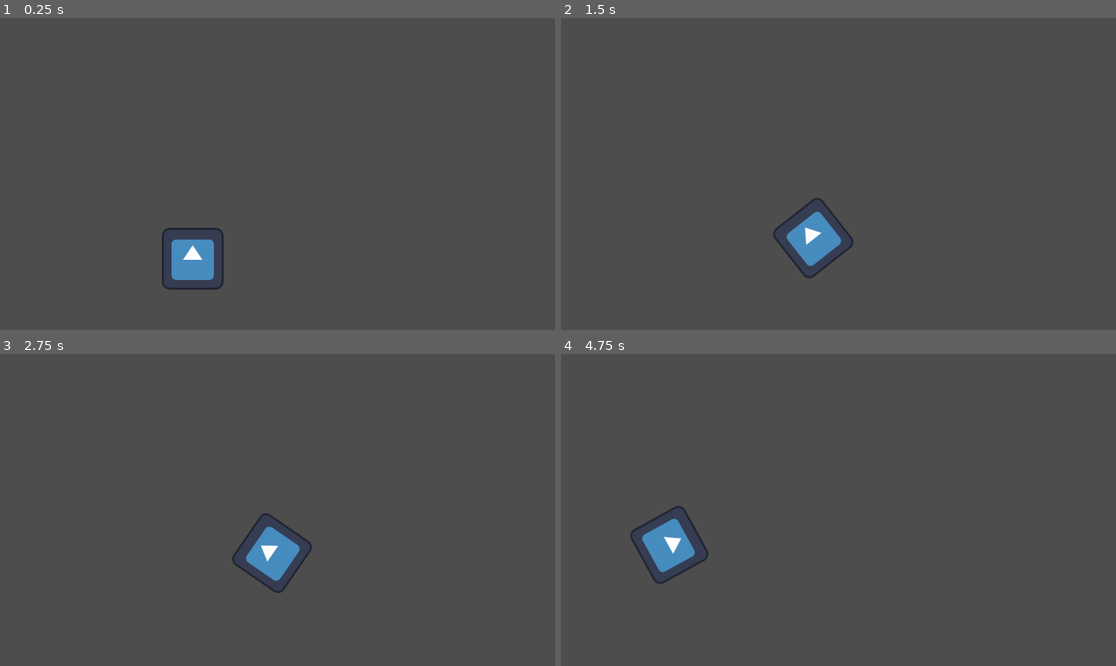
Above: before the commit, frames 1-4 (two rows, left to right).
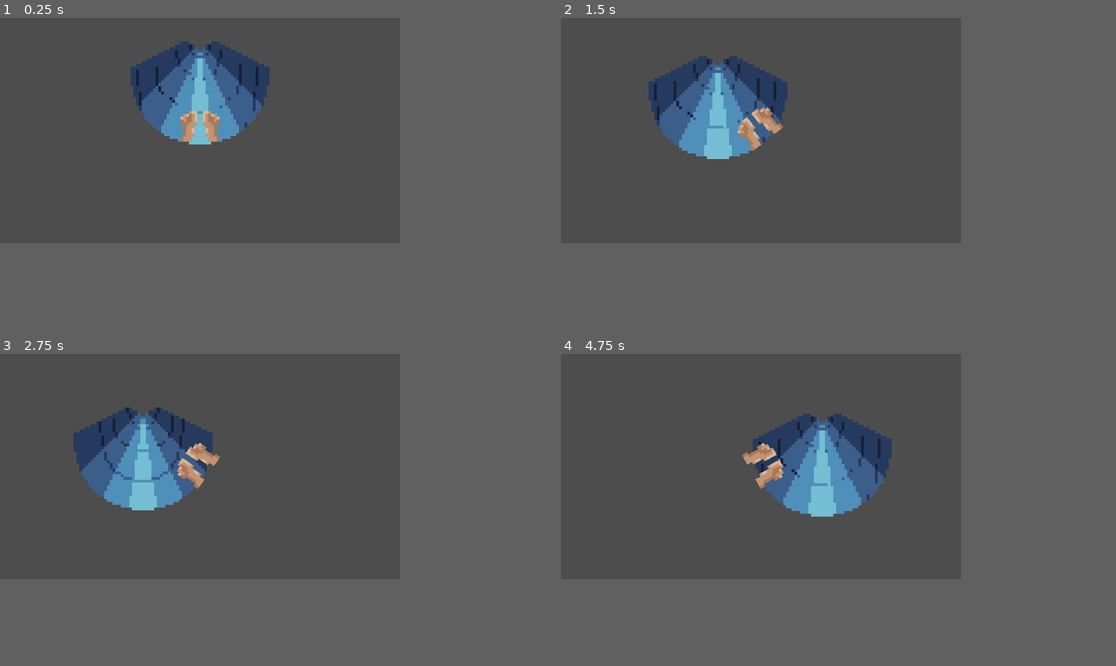
Above: after the commit, the same moments.

Repository: Jin9310/PixelArtJam
Game: Godot game, scene res://Scenes/game.tscn
Two runs of this game, one before a commit and one after it. Both use one fixed random seed, a clock stepped at 60 frames per second and the inputs below. Before the commit the project starts from res://Scenes/player.tscn. The engine's default icon, where the game draws it, is replaced by a stand-in: a white triangle on a blue panel in a dark square.
Inputs:
- Up to frame 1 (0.25 s): no input
- Up to frame 2 (1.5 s): tap Enter at 0.5 s; hold Left (move_right) 0.53-1.28 s; hold Right (move_left) from 1.28 s (still down)
- Up to frame 3 (2.75 s): release Right (move_left) at 2.03 s; hold Left (move_right) from 2.03 s (still down)
- Up to frame 4 (4.75 s): tap Space at 3.5 s; release Left (move_right) at 3.53 s; hold Right (move_left) from 3.53 s (still down)
In our replay, the window is 799x449 before the commit and 576x324 after it. These sizes can differ from the game's own. Grey fills any space a smaller window leaves; there, only what the larger window draws over its background counts as a difference.

The runs differ from the first frame. In frame 1, 7.4% of the frame differs, in the area x 23-49%, y 7-88%; in frame 2, 7.5%; in frame 3, 7.5%; in frame 4, 7.6%, in the area x 12-60%, y 19-74%.

Commit message:
mostly art

Diff:
--- /dev/null
+++ b/Scenes/game.tscn
@@ -0,0 +1,12 @@
+[gd_scene load_steps=3 format=3 uid="uid://cpemyiy6wsitj"]
+
+[ext_resource type="PackedScene" uid="uid://dn4vv12beq3p8" path="res://Scenes/tube.tscn" id="1_gvddc"]
+[ext_resource type="PackedScene" uid="uid://dnc7edpsobgrf" path="res://Scenes/player.tscn" id="2_4jci1"]
+
+[node name="Game" type="Node2D"]
+
+[node name="Tube" parent="." instance=ExtResource("1_gvddc")]
+position = Vector2(288, 162)
+
+[node name="Player" parent="." instance=ExtResource("2_4jci1")]
+position = Vector2(288, 162)
--- a/Scenes/player.tscn
+++ b/Scenes/player.tscn
@@ -1,16 +1,20 @@
 [gd_scene load_steps=4 format=3 uid="uid://dnc7edpsobgrf"]
 
 [ext_resource type="Script" path="res://Scripts/Player.gd" id="1_c44y1"]
-[ext_resource type="Texture2D" uid="uid://dx8ftq4bn3jfm" path="res://icon.svg" id="2_cgo3a"]
+[ext_resource type="Texture2D" uid="uid://cxw55gjuraojw" path="res://Art/SourceFiles/fee.png" id="2_lxitd"]
 
 [sub_resource type="CircleShape2D" id="CircleShape2D_xtgx2"]
 
 [node name="Player" type="CharacterBody2D"]
+position = Vector2(0, -4)
 script = ExtResource("1_c44y1")
 
 [node name="Sprite2D" type="Sprite2D" parent="."]
 unique_name_in_owner = true
-texture = ExtResource("2_cgo3a")
+texture = ExtResource("2_lxitd")
 
 [node name="CollisionShape2D" type="CollisionShape2D" parent="."]
 shape = SubResource("CircleShape2D_xtgx2")
+
+[node name="Camera2D" type="Camera2D" parent="."]
+zoom = Vector2(4, 4)
--- /dev/null
+++ b/Scenes/tube.gd
@@ -0,0 +1,7 @@
+extends Area2D
+
+var center := Vector2(576/2, 324/2+10)  # Center of the screen
+
+func _physics_process(delta):
+	var position_of_tube = center
+	global_position = position_of_tube
--- /dev/null
+++ b/Scenes/tube.tscn
@@ -0,0 +1,62 @@
+[gd_scene load_steps=7 format=3 uid="uid://dn4vv12beq3p8"]
+
+[ext_resource type="Script" path="res://Scenes/tube.gd" id="1_cxya7"]
+[ext_resource type="Texture2D" uid="uid://c3eye27vuoply" path="res://Art/SourceFiles/tube-Sheet.png" id="1_gu3dn"]
+
+[sub_resource type="RectangleShape2D" id="RectangleShape2D_6t8je"]
+size = Vector2(50, 40)
+
+[sub_resource type="Animation" id="Animation_jyygu"]
+resource_name = "straight"
+length = 0.3
+loop_mode = 1
+tracks/0/type = "value"
+tracks/0/imported = false
+tracks/0/enabled = true
+tracks/0/path = NodePath("Sprite2D:frame")
+tracks/0/interp = 1
+tracks/0/loop_wrap = true
+tracks/0/keys = {
+"times": PackedFloat32Array(0, 0.1, 0.2),
+"transitions": PackedFloat32Array(1, 1, 1),
+"update": 1,
+"values": [0, 1, 2]
+}
+
+[sub_resource type="Animation" id="Animation_xg6xv"]
+length = 0.001
+tracks/0/type = "value"
+tracks/0/imported = false
+tracks/0/enabled = true
+tracks/0/path = NodePath("Sprite2D:frame")
+tracks/0/interp = 1
+tracks/0/loop_wrap = true
+tracks/0/keys = {
+"times": PackedFloat32Array(0),
+"transitions": PackedFloat32Array(1),
+"update": 1,
+"values": [0]
+}
+
+[sub_resource type="AnimationLibrary" id="AnimationLibrary_j5myd"]
+_data = {
+"RESET": SubResource("Animation_xg6xv"),
+"straight": SubResource("Animation_jyygu")
+}
+
+[node name="Tube" type="Area2D"]
+position = Vector2(0, -20)
+script = ExtResource("1_cxya7")
+
+[node name="Sprite2D" type="Sprite2D" parent="."]
+texture = ExtResource("1_gu3dn")
+hframes = 3
+
+[node name="CollisionShape2D" type="CollisionShape2D" parent="."]
+shape = SubResource("RectangleShape2D_6t8je")
+
+[node name="AnimationPlayer" type="AnimationPlayer" parent="."]
+libraries = {
+"": SubResource("AnimationLibrary_j5myd")
+}
+autoplay = "straight"
--- a/Scripts/Player.gd
+++ b/Scripts/Player.gd
@@ -1,8 +1,8 @@
 extends CharacterBody2D
 
 # Circle parameters
-var center := Vector2(400, 300)  # Center of the circle
-var radius = 200  # Radius of the circle
+var center := Vector2(576/2, 324/2)  # Center of the circle
+var radius = 25  # Radius of the circle
 
 # Character parameters
 var angle = PI/2  # Initial angle at the bottom of the circle
--- a/project.godot
+++ b/project.godot
@@ -11,9 +11,15 @@
 [application]
 
 config/name="Pixel Art Jam"
-run/main_scene="res://Scenes/player.tscn"
+run/main_scene="res://Scenes/game.tscn"
 config/features=PackedStringArray("4.2", "GL Compatibility")
 config/icon="res://icon.svg"
+
+[display]
+
+window/size/viewport_width=576
+window/size/viewport_height=324
+window/stretch/mode="canvas_items"
 
 [input]
 
@@ -30,5 +36,6 @@
 
 [rendering]
 
+textures/canvas_textures/default_texture_filter=0
 renderer/rendering_method="gl_compatibility"
 renderer/rendering_method.mobile="gl_compatibility"
Binary file added: Art/SourceFiles/Sketch.aseprite
Binary file added: Art/SourceFiles/fee.ase
Binary file added: Art/SourceFiles/fee.png
Not shown, added: Art/SourceFiles/fee.png.import
Binary file added: Art/SourceFiles/luge_sketch.ase
Binary file added: Art/SourceFiles/slide_test.ase
Binary file added: Art/SourceFiles/tube-Sheet.png
Not shown, added: Art/SourceFiles/tube-Sheet.png.import
Binary file added: Art/SourceFiles/tube.ase
Binary file added: Art/SourceFiles/tube.png
Not shown, added: Art/SourceFiles/tube.png.import
